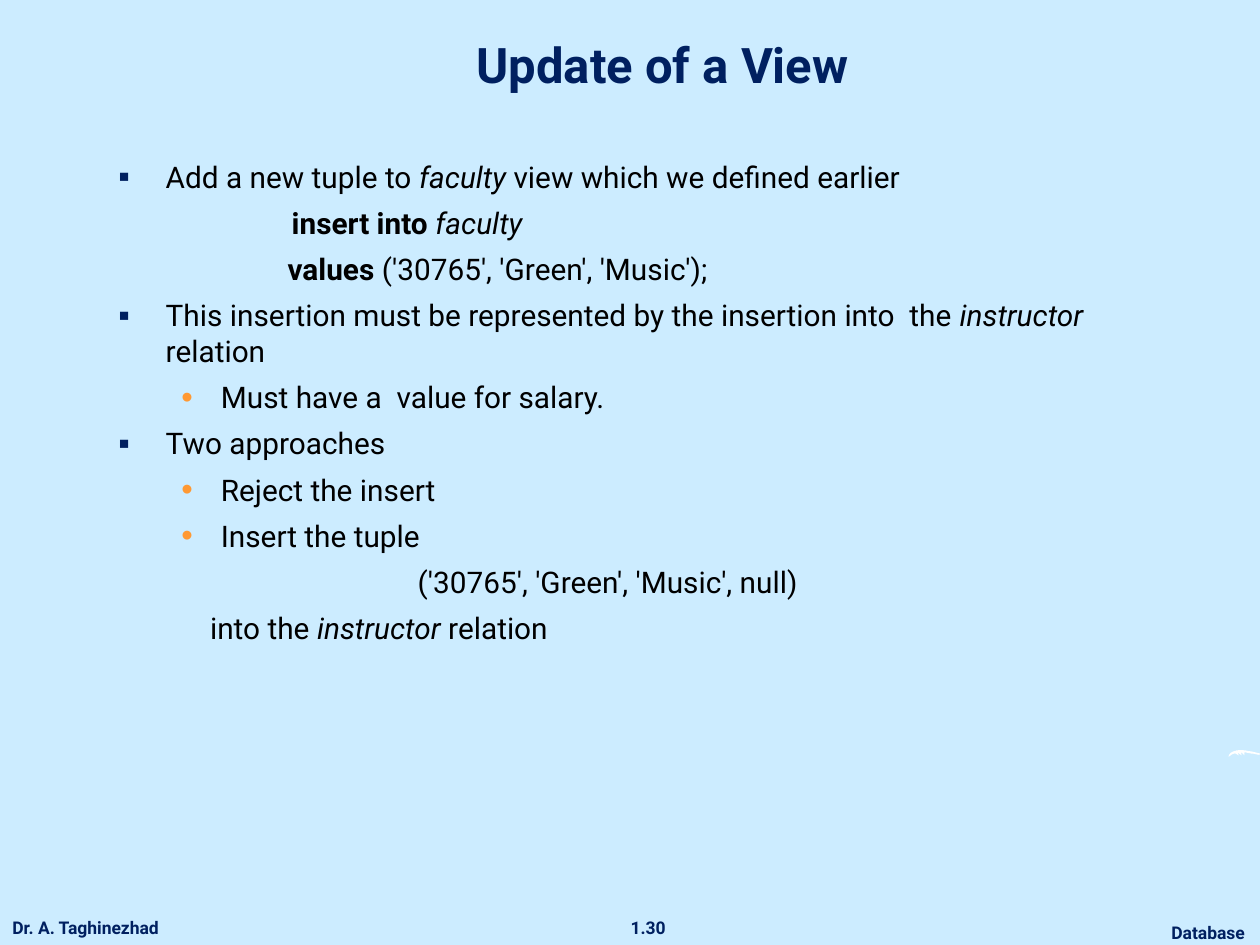
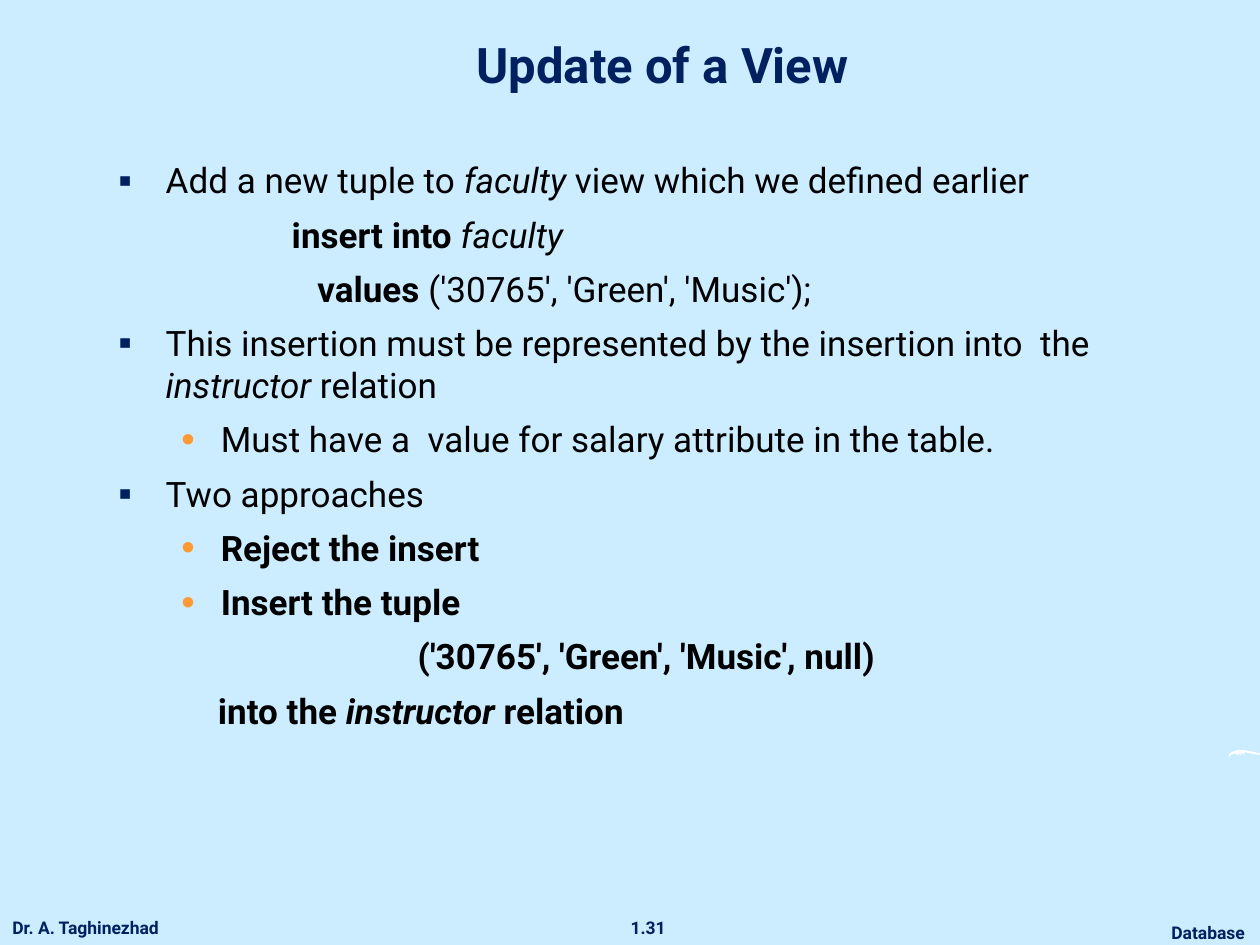
Before and after one commit to ataghinezhad/ataghinezhad.github.io, a slide deck: slide 31 of courses/downloads/temp/Database_Lec4.pptx (slide 30 before the commit). Drawn at 1260x945 pixels with LibreOffice and Linux fonts; fonts in the diff are those of the drawing; background and template pictures are left out. Boxes give left, top, right and bottom in pixels: in the first picture for what was removed or moved away, otherwise in the second. Text is boxed around its words. In the diff, an @@ line names an element or a change of style, - is before the commit and + after.

```diff
--- a/courses/downloads/temp/Database_Lec4.pptx
+++ b/courses/downloads/temp/Database_Lec4.pptx
@@ text at [166,166,1089,725]: size 17 to 20 pt in "Add a new tuple to faculty view ...", "insert into faculty", "values ('30765', 'Green', 'Music');", "This insertion must be represented by the ..." and 5 more places; bold on in "Reject the insert", "Insert the tuple", "('30765', 'Green', 'Music', null)", "into the instructor relation"; more space between paragraphs @@
@@ text at [221,425,994,460]: text changed; size 17 to 20 pt @@
-  • Must have a value for salary.
+  • Must have a value for salary attribute in the table.
@@ page number at [631,921,666,934]: text changed @@
-1.30
+1.31
```
Also in this commit, not shown: 39 other slides changed, 2 slides added, 1 slide removed, 1 other file.
